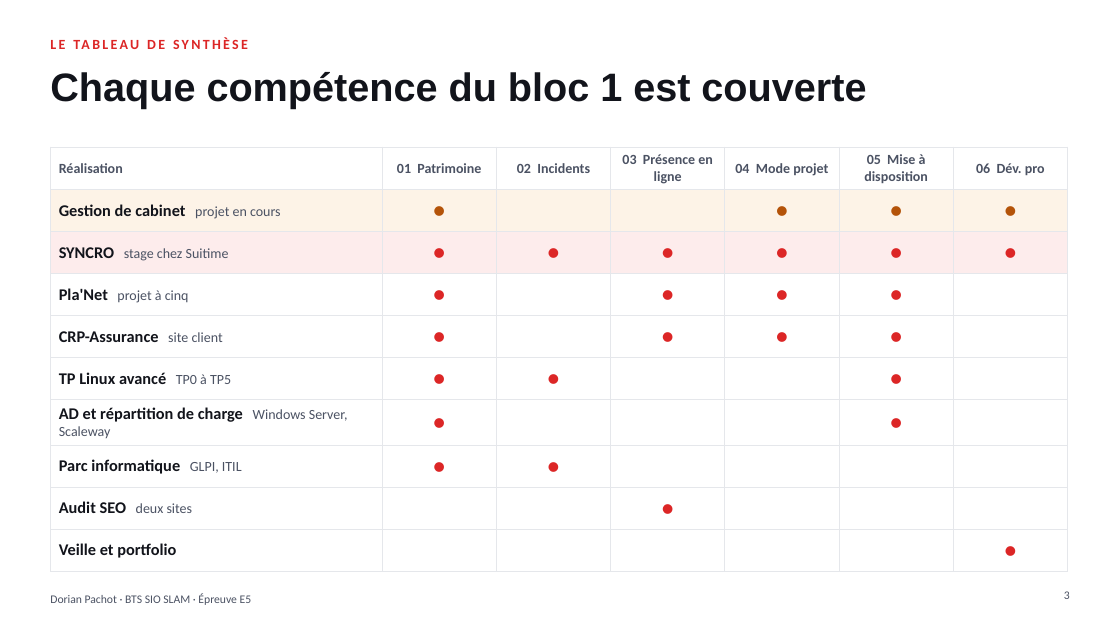
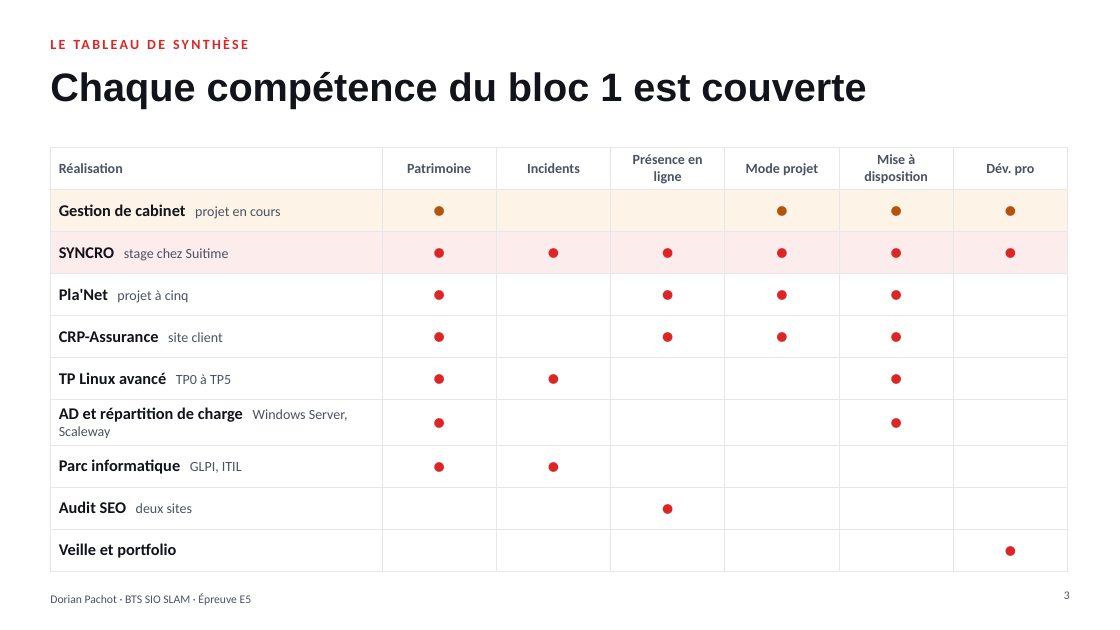
Before and after one commit to dorianpachot-create/portefollio, a slide deck: slide 3 of assets/presentation/Presentation_E5_Dorian_Pachot.pptx. Drawn at 1120x630 pixels with LibreOffice and Linux fonts; fonts in the diff are those of the drawing. Boxes give left, top, right and bottom in pixels: in the first picture for what was removed or moved away, otherwise in the second. Text is boxed around its words. In the diff, an @@ line names an element or a change of style, - is before the commit and + after.

```diff
--- a/assets/presentation/Presentation_E5_Dorian_Pachot.pptx
+++ b/assets/presentation/Presentation_E5_Dorian_Pachot.pptx
@@ table at (50,147,1068,562) @@
-row 1: Réalisation | 01 Patrimoine | 02 Incidents | 03 Présence en ligne | 04 Mode projet | 05 Mise à disposition | 06 Dév. pro
+row 1: Réalisation | Patrimoine | Incidents | Présence en ligne | Mode projet | Mise à disposition | Dév. pro
```
Also in this commit, not shown: 3 other slides changed, 23 other files.
